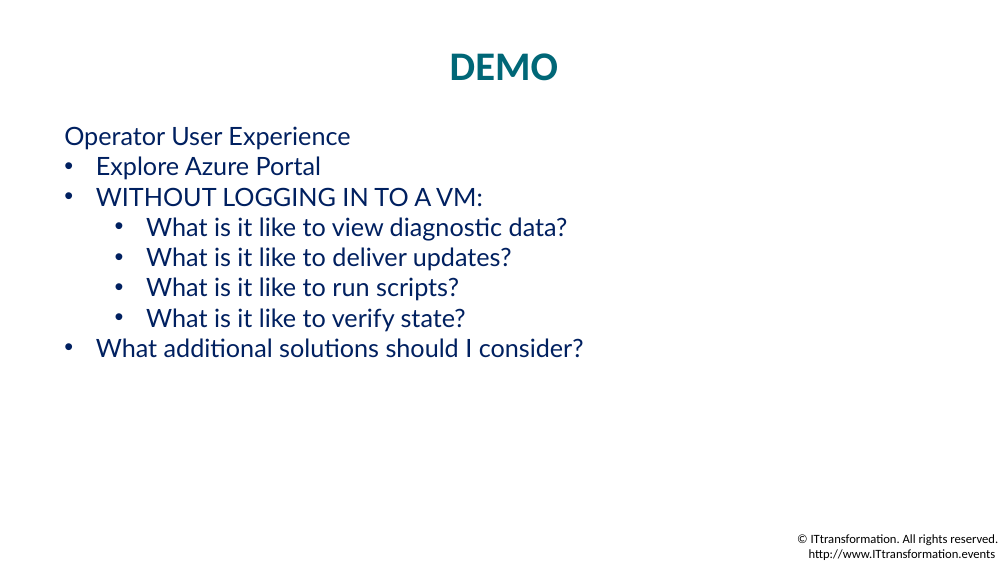
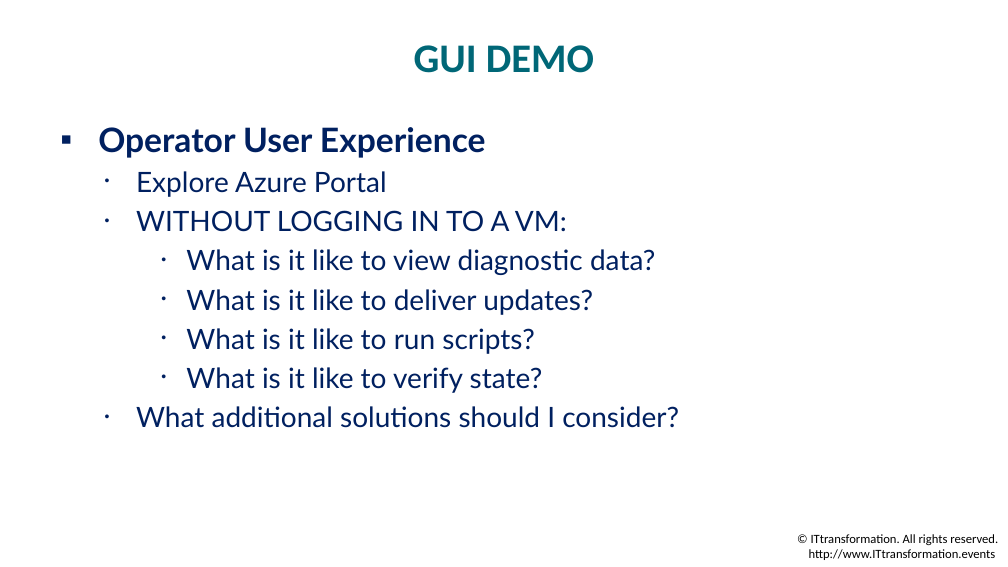
Before and after one commit to mgreenegit/slides, a slide deck: slide 30 of DeployForDay100/DeployForDay100_ITTransformation.pptx. Drawn at 1008x567 pixels with LibreOffice and Linux fonts; fonts in the diff are those of the drawing; background and template pictures are left out. Boxes give left, top, right and bottom in pixels: in the first picture for what was removed or moved away, otherwise in the second. Text is boxed around its words. In the diff, an @@ line names an element or a change of style, - is before the commit and + after.

Commit message:
Deploy slides update

```diff
--- a/DeployForDay100/DeployForDay100_ITTransformation.pptx
+++ b/DeployForDay100/DeployForDay100_ITTransformation.pptx
@@ title at (414,45,594,73): text changed @@
-DEMO
+GUI DEMO
@@ text "Operator User Experience" at (98,127,679,428): size 18 to 24 pt, bold on in "Operator User Experience"; size 18 to 20 pt in "Explore Azure Portal", "WITHOUT LOGGING IN TO A VM:", "What is it like to view diagnostic ...", "What is it like to deliver updates?" and 3 more places; bullet none to ▪; more space between paragraphs; list level 1 to 2 in "Explore Azure Portal"; list level 1 to 2 in "WITHOUT LOGGING IN TO A ..."; list level 2 to 3 in "What is it like to ..."; list level 1 to 2 in "What additional solutions should I ..." @@
```
